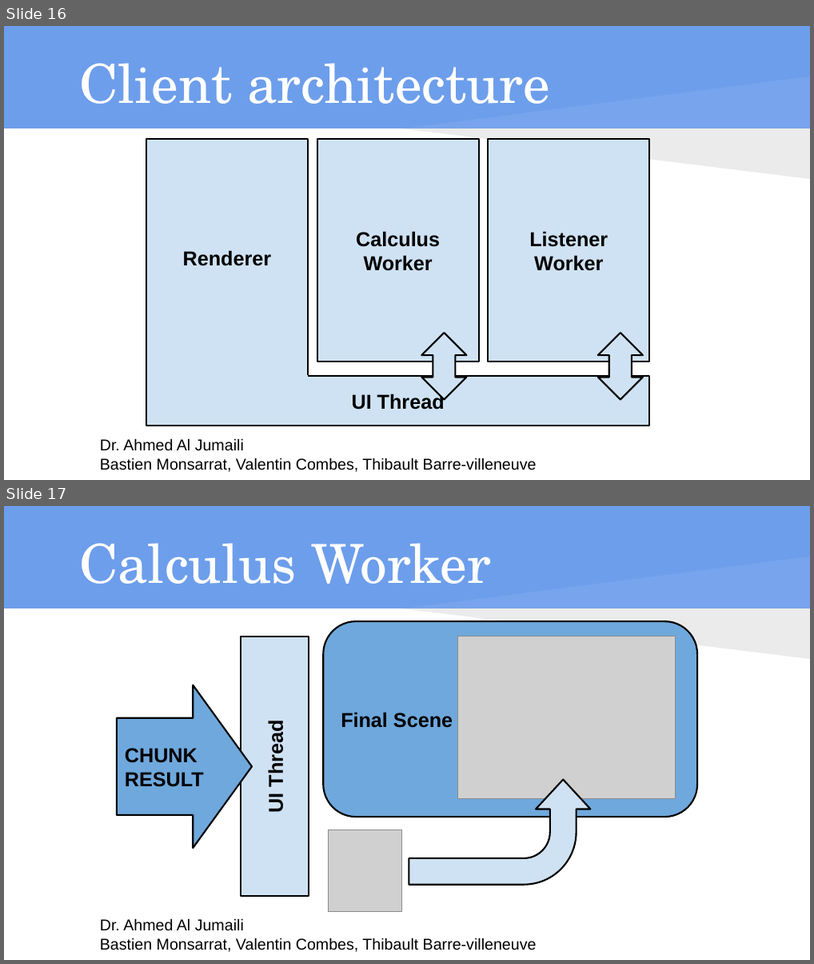
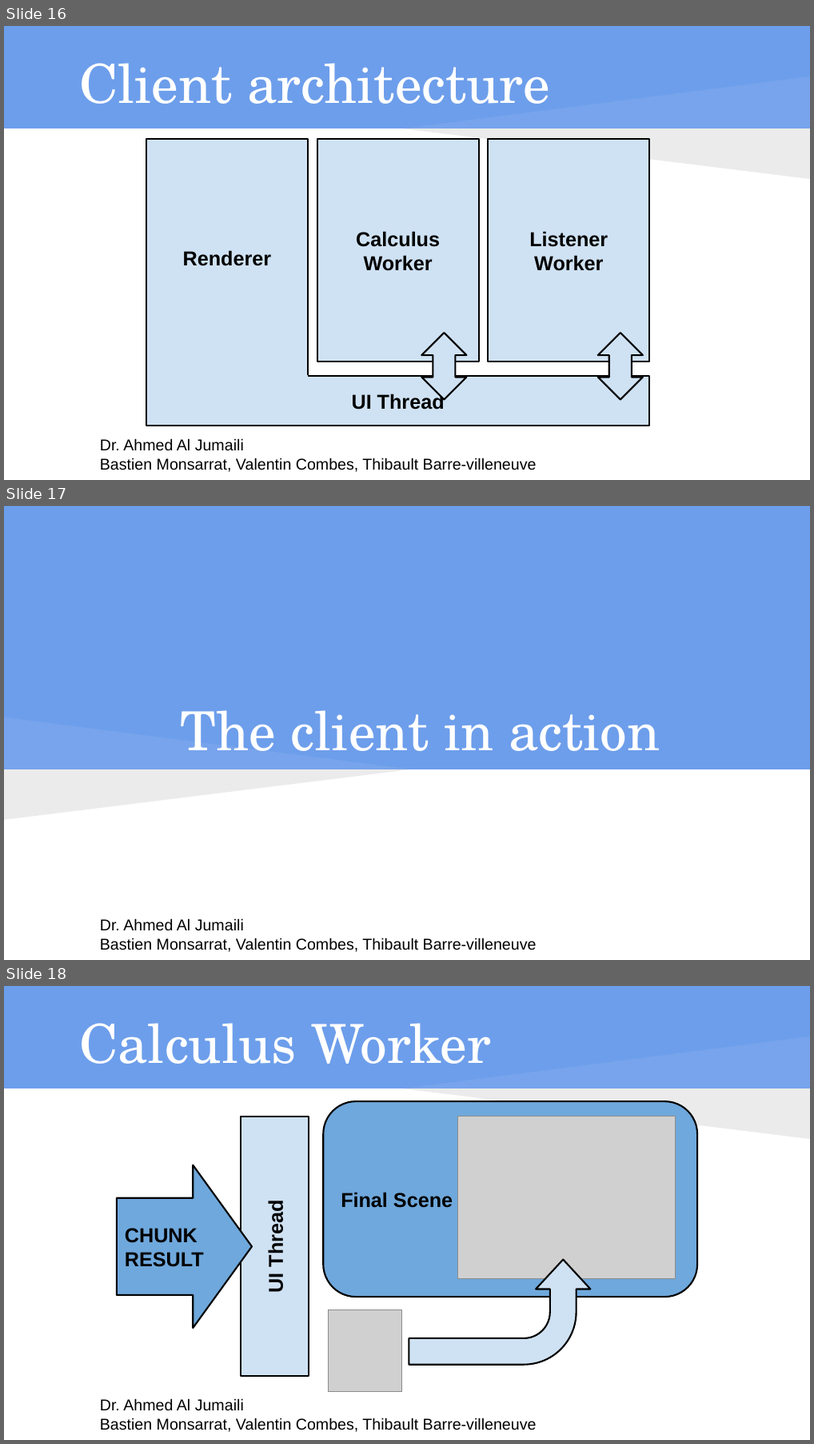
Before and after one commit to isundil/drt, a slide deck: Presentation DS - drt.pptx. Shown one above the other, each under a label of ours: slides 16 and 17 before the commit, slides 16, 17 and 18 after it. The pictures are 814x964 and 814x1444 pixels, drawn with LibreOffice and Linux fonts; fonts in the diff are those of the drawing; grey boxes stand for pictures. Boxes give left, top, right and bottom in pixels: in the first picture for what was removed or moved away, otherwise in the second. Text is boxed around its words. In the diff, an @@ line names an element or a change of style, - is before the commit and + after.

```diff
--- a/Presentation DS - drt.pptx
+++ b/Presentation DS - drt.pptx
@@ slide 17 added at (4, 506, 810, 960), background #6D9EEB; not listed: 1 template element that a slide beside it also shows @@
@@ freeform shape added at (4, 717, 411, 770), fill #FFFFFF at 7% opacity @@
@@ title added at (181, 710, 660, 751), 48 pt, text #FFFFFF @@
+The client in action
@@ rectangle added at (4, 769, 810, 959), fill #FFFFFF @@
@@ freeform shape added at (4, 769, 411, 819), fill #000000 at 8% opacity @@
@@ what was slide 17 is now slide 18 @@
```
Also in this commit, not shown: 1 slide changed, 6 other files.
